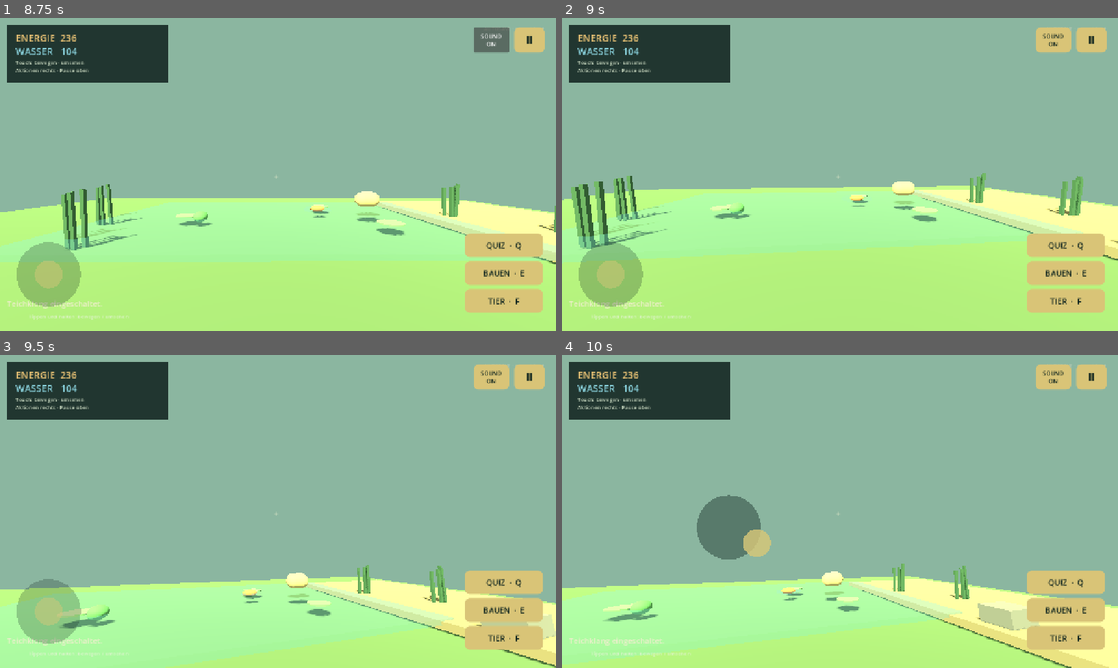
Above: before the commit, frames 1-4 (two rows, left to right).
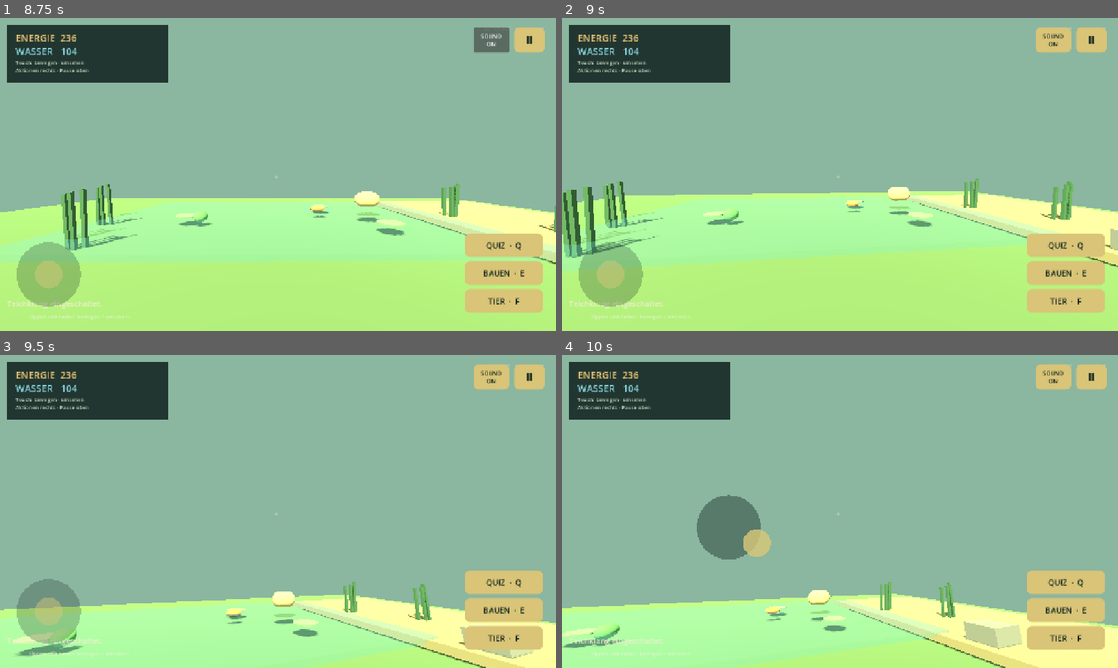
Above: after the commit, the same moments.

Repository: makopipokam/manualai.org
Game: Godot game, scene res://main.tscn
Two runs of this game, one before a commit and one after it. Both use one fixed random seed, a clock stepped at 60 frames per second and the inputs below. Sound files missing from this copy of the repository are replaced by a short silence.
Inputs (mouse positions are in pixels of both pictures, inside the frame that each line leads up to):
- Up to frame 1 (8.75 s): click "Ⅱ" at 0.5 s; click "WEITER" at 1.25 s; click "QUIZ · Q" at 2 s; click "Ein ausgewogenes Pflanzenwach…" at 2.75 s; click "Nächste Frage" at 3.5 s; click "Langsam Abstand halten" at 4.25 s; click "Zurück zum Teich" at 5 s; click "BAUEN · E" at 5.75 s; click "TIER · F" at 6.5 s; click "SOUND ON" at 7.25 s; click "SOUND OFF" at 8 s
- Up to frame 2 (9 s): drag from (840, 174) to (895, 105) at 8.77 s
- Up to frame 3 (9.5 s): no input
- Up to frame 4 (10 s): drag from (728, 527) to (812, 574) at 9.52 s

Frame 1 is identical in both runs. In frame 2, 9.3% of the frame differs, in the area x 0-100%, y 49-81%; in frame 3, 14%; in frame 4, 15%, in the area x 0-100%, y 66-100%.

Commit message:
Bound mobile touch camera input

Diff:
--- a/godot/pwnd-prototype/scripts/main.gd
+++ b/godot/pwnd-prototype/scripts/main.gd
@@ -387,10 +387,12 @@
 	paused = not paused
 	get_tree().paused = paused
 	if paused:
+		player.set_physics_process(false)
 		mobile_controls.hide()
 		_update_performance_label()
 		pause_overlay.show()
 	else:
+		player.set_physics_process(true)
 		pause_overlay.hide()
 		mobile_controls.show()
 		_update_hud("Zurück im Teichgarten.")
--- a/godot/pwnd-prototype/scripts/player.gd
+++ b/godot/pwnd-prototype/scripts/player.gd
@@ -4,6 +4,8 @@
 @export var walk_speed := 4.2
 @export var water_speed := 2.1
 @export var mouse_sensitivity := 0.0025
+@export var touch_look_sensitivity := 0.003
+const MAX_TOUCH_LOOK_DELTA := 120.0
 const BOOT_REST_HEIGHT := -1.22
 var camera: Camera3D
 var pitch := -0.18
@@ -62,8 +64,14 @@
 	mobile_move = value.limit_length(1.0)
 
 func apply_touch_look(delta: Vector2) -> void:
-	rotate_y(-delta.x * mouse_sensitivity)
-	pitch = clamp(pitch - delta.y * mouse_sensitivity, -1.2, 1.0)
+	_apply_look(delta.limit_length(MAX_TOUCH_LOOK_DELTA), touch_look_sensitivity)
+
+func apply_mouse_look(delta: Vector2) -> void:
+	_apply_look(delta, mouse_sensitivity)
+
+func _apply_look(delta: Vector2, sensitivity: float) -> void:
+	rotate_y(-delta.x * sensitivity)
+	pitch = clamp(pitch - delta.y * sensitivity, -1.2, 1.0)
 	camera.rotation.x = pitch
 
 func is_in_water() -> bool:
@@ -77,7 +85,7 @@
 
 func _unhandled_input(event: InputEvent) -> void:
 	if event is InputEventMouseMotion and Input.mouse_mode == Input.MOUSE_MODE_CAPTURED:
-		apply_touch_look(event.relative)
+		apply_mouse_look(event.relative)
 	if event.is_action_pressed("ui_cancel"):
 		Input.mouse_mode = Input.MOUSE_MODE_VISIBLE if Input.mouse_mode == Input.MOUSE_MODE_CAPTURED else Input.MOUSE_MODE_CAPTURED
 
--- a/godot/pwnd-prototype/tests/regression_test.gd
+++ b/godot/pwnd-prototype/tests/regression_test.gd
@@ -157,6 +157,17 @@
 	controls._handle_drag(drag)
 	controls._notification(Node.NOTIFICATION_APPLICATION_FOCUS_OUT)
 	_check(main.player.mobile_move.length() < 0.001, "Fokusverlust stoppt die Bewegung")
+	var player: PwndPlayer = main.player
+	player.rotation.y = 0.0
+	player.pitch = 0.0
+	player.camera.rotation.x = 0.0
+	player.apply_touch_look(Vector2(10000.0, 0.0))
+	_check(absf(player.rotation.y) <= 0.361, "Touch-Kamera begrenzt extreme horizontale Drags", "yaw=%.3f" % player.rotation.y)
+	for _step in range(4):
+		player.apply_touch_look(Vector2(0.0, 10000.0))
+	_check(is_equal_approx(player.pitch, -1.2) and is_equal_approx(player.camera.rotation.x, -1.2), "Touch-Kamera begrenzt vertikale Drags")
+	player.pitch = -0.18
+	player.camera.rotation.x = player.pitch
 
 func _test_animal_stays_on_plane(main: Node3D) -> void:
 	print("Tierbewegung")
@@ -277,13 +288,14 @@
 
 func _test_pause_resume(main: Node3D) -> void:
 	print("Pause / Resume")
+	var scene_tree: SceneTree = Engine.get_main_loop()
 	main.player.set_mobile_move(Vector2(1.0, 0.0))
 	main._toggle_pause()
-	_check(main.paused and root.paused, "Pause setzt den globalen Pausenstatus")
+	_check(main.paused and scene_tree.paused, "Pause setzt den globalen Pausenstatus")
 	_check(not main.player.is_physics_processing(), "Pause stoppt die Spielerphysik")
 	_check(not main.mobile_controls.visible and main.pause_overlay.visible, "Pause blendet Controls aus und Overlay ein")
 	main._toggle_pause()
-	_check(not main.paused and not root.paused, "Resume hebt den globalen Pausenstatus auf")
+	_check(not main.paused and not scene_tree.paused, "Resume hebt den globalen Pausenstatus auf")
 	_check(main.player.is_physics_processing(), "Resume aktiviert die Spielerphysik")
 	_check(main.mobile_controls.visible and not main.pause_overlay.visible, "Resume blendet Controls ein und Overlay aus")
 	main.player.set_mobile_move(Vector2.ZERO)
Not shown, changed: godot/pwnd-prototype/README.md
Not shown, changed: godot/pwnd-prototype/ROADMAP.md
